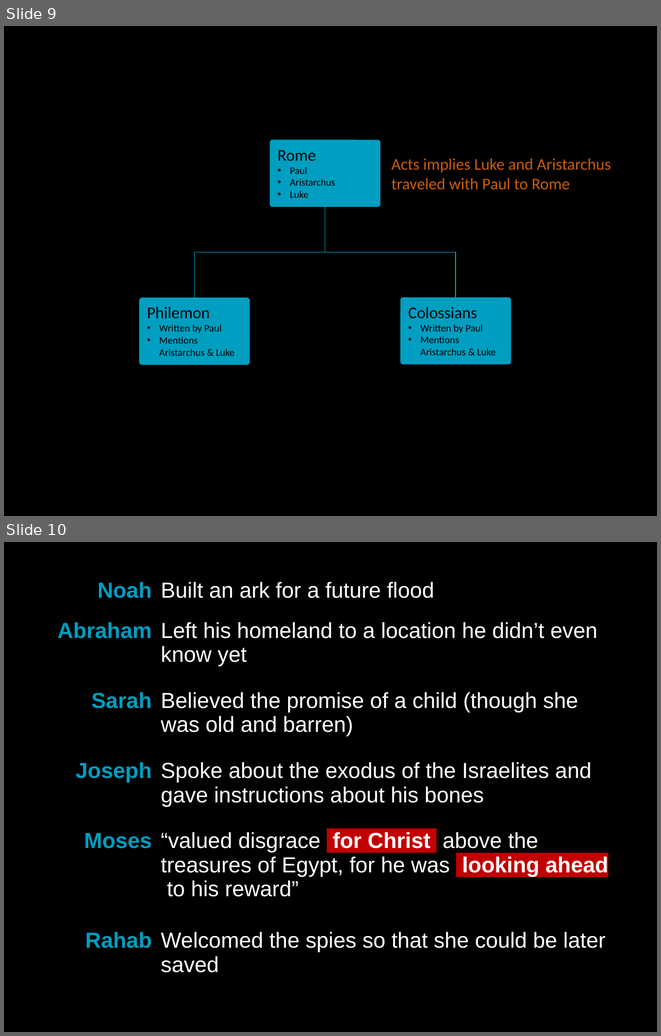
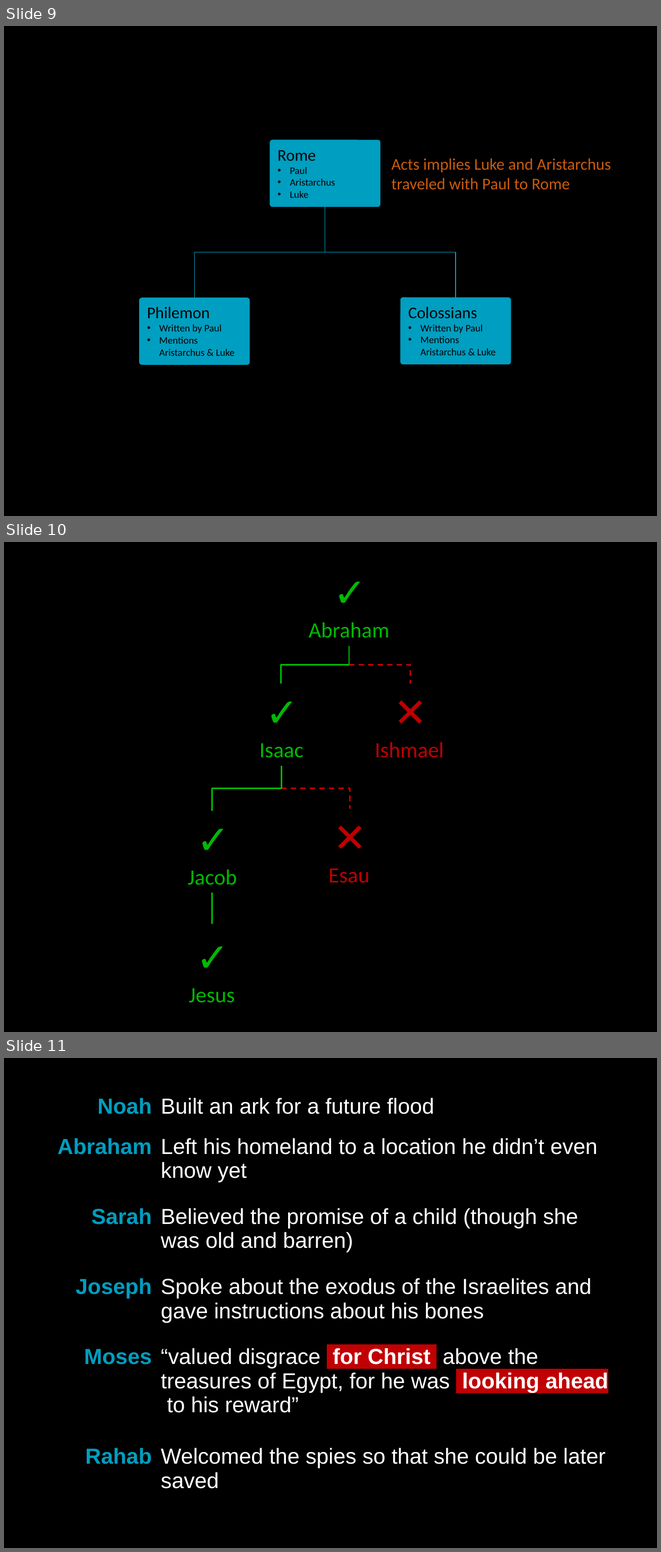
Before and after one commit to LukeMurphey/Ai1L, a slide deck: companion-website/public/files/Template.pptx. Shown one above the other, each under a label of ours: slides 9 and 10 before the commit, slides 9, 10 and 11 after it. The pictures are 661x1036 and 661x1552 pixels, drawn with LibreOffice and Linux fonts; fonts in the diff are those of the drawing. Boxes give left, top, right and bottom in pixels: in the first picture for what was removed or moved away, otherwise in the second. Text is boxed around its words. In the diff, an @@ line names an element or a change of style, - is before the commit and + after.

Commit message:
Updating template

```diff
--- a/companion-website/public/files/Template.pptx
+++ b/companion-website/public/files/Template.pptx
@@ slide 10 added at (4,542,657,1032), background #000000 @@
@@ text added at (327,564,370,618), 44 pt, text #01B902 @@
+✓
@@ text added at (309,622,389,638), 24 pt, text #01B902 @@
+Abraham
@@ elbow line added from (348, 646) to (281, 684), #01B902 1.5 pt @@
@@ elbow line added from (348, 646) to (410, 684), #C00002 1.5 pt dashed @@
@@ text added at (259,684,302,739), 44 pt, text #01B902 @@
+✓
@@ text added at (387,684,434,739), 44 pt, text #C00000 @@
+✕
@@ text added at (259,743,303,758), 24 pt, text #01B902 @@
+Isaac
@@ text added at (375,742,444,758), 24 pt, text #C00000 @@
+Ishmael
@@ elbow line added from (282, 766) to (212, 810), #01B902 1.5 pt @@
@@ elbow line added from (281, 788) to (350, 809), #C00002 1.5 pt dashed @@
@@ text added at (190,810,233,865), 44 pt, text #01B902 @@
+✓
@@ text added at (327,809,373,863), 44 pt, text #C00000 @@
+✕
@@ text added at (188,869,237,885), 24 pt, text #01B902 @@
+Jacob
@@ text added at (328,868,369,883), 24 pt, text #C00000 @@
+Esau
@@ line added from (212, 893) to (212, 923), #01B902 1.5 pt @@
@@ text added at (190,928,233,983), 44 pt, text #01B902 @@
+✓
@@ text added at (189,988,235,1003), 24 pt, text #01B902 @@
+Jesus
@@ what was slide 10 is now slide 11 @@
```
